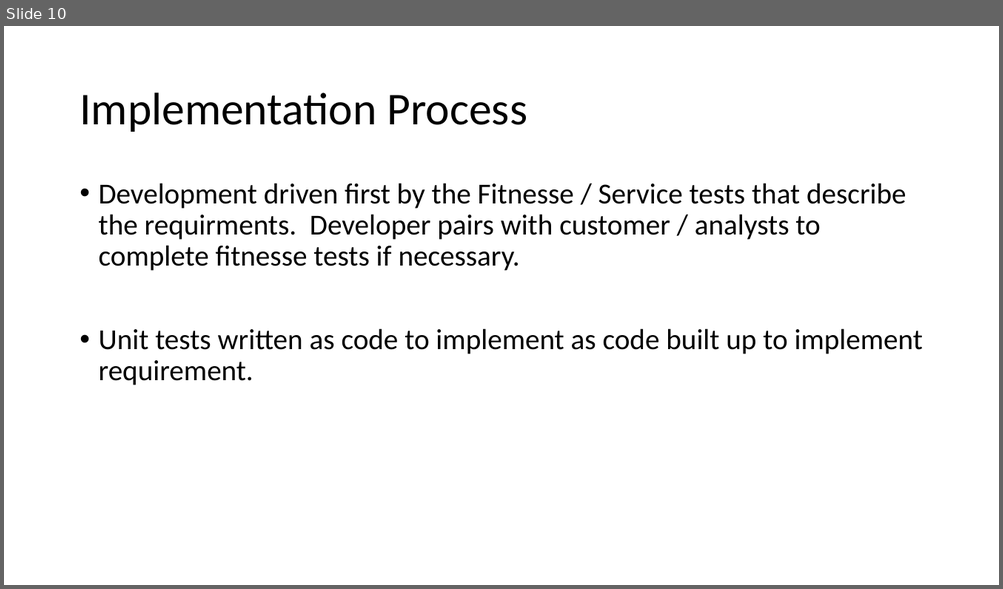
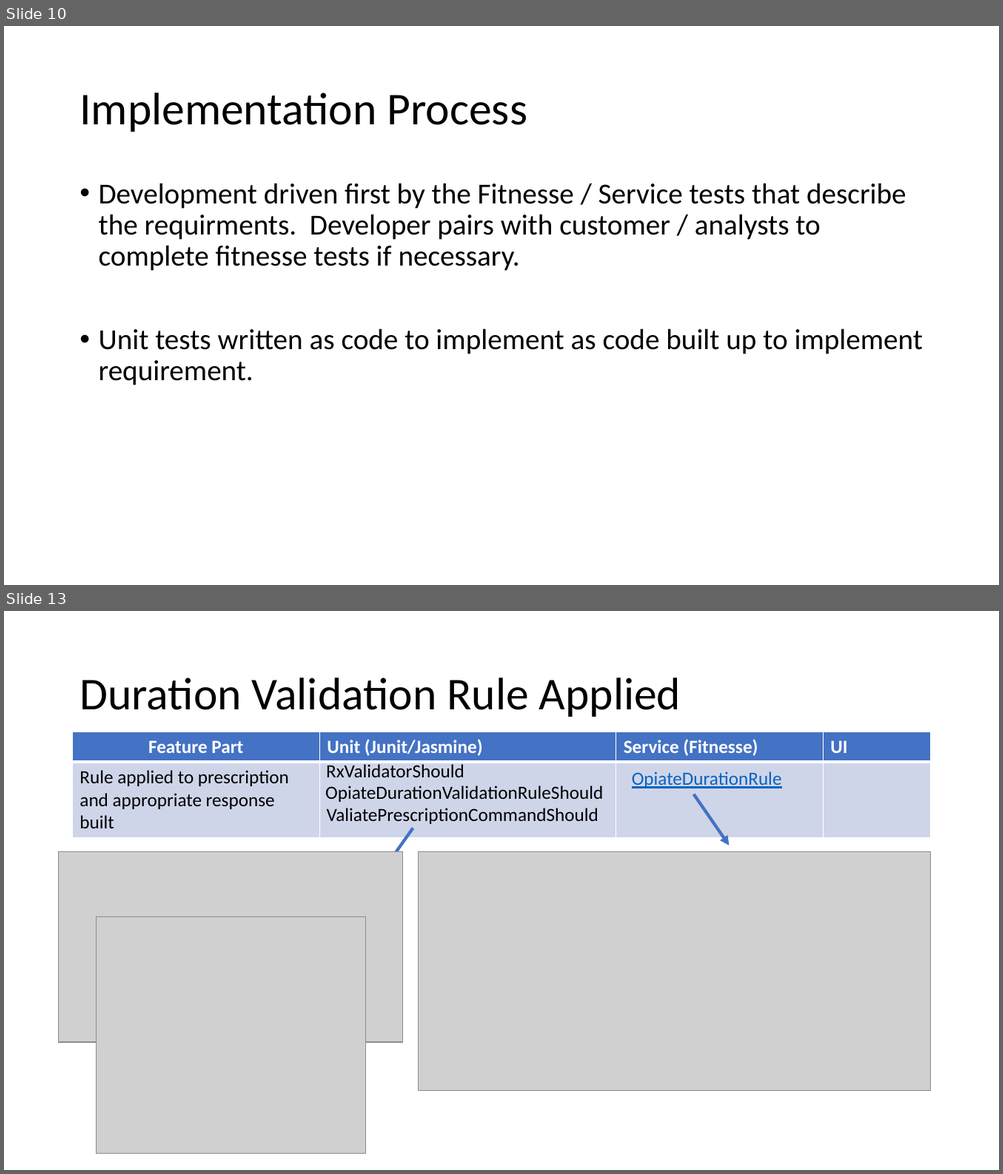
Before and after one commit to weaverj/testpyramidexample, a slide deck: Test Pyramid Presentation.pptx. Shown one above the other, each under a label of ours: slide 10 before the commit, slides 10 and 13 after it; the slides between them are not shown. The pictures are 1003x589 and 1003x1174 pixels, drawn with LibreOffice and Linux fonts; fonts in the diff are those of the drawing; grey boxes stand for pictures; background and template pictures are left out. Boxes give left, top, right and bottom in pixels: in the first picture for what was removed or moved away, otherwise in the second. Text is boxed around its words. In the diff, an @@ line names an element or a change of style, - is before the commit and + after.

```diff
--- a/Test Pyramid Presentation.pptx
+++ b/Test Pyramid Presentation.pptx
@@ slide 13 added at [4,611,999,1170], background #FFFFFF @@
@@ title added at [79,678,680,717], 44 pt, text #000000 @@
+Duration Validation Rule Applied
@@ table added at [73,732,930,837], 2 rows, 4 columns @@
+Feature Part | Unit (Junit/Jasmine) | Service (Fitnesse) | UI
+Rule applied to prescription and appropriate response built |  |  | 
@@ text added at [326,762,464,777], 18 pt, text #000000 @@
+RxValidatorShould
@@ text added at [325,786,603,802], 18 pt, text #000000 @@
+OpiateDurationValidationRuleShould
@@ text added at [632,772,782,789], 18 pt, text #0563C1, underline @@
+OpiateDurationRule
@@ text added at [327,808,598,824], 18 pt, text #000000 @@
+ValiatePrescriptionCommandShould
@@ arrow added from (694, 795) to (729, 846), #4472C4 3 pt @@
@@ arrow added from (413, 828) to (388, 863), #4472C4 3 pt @@
@@ picture added at [59,852,402,1043] @@
@@ picture added at [418,852,930,1091] @@
@@ picture added at [96,917,365,1154] @@
```
Also in this commit, not shown: 3 slides changed, 1 other slide added, 2 slides removed, 2 other files.
